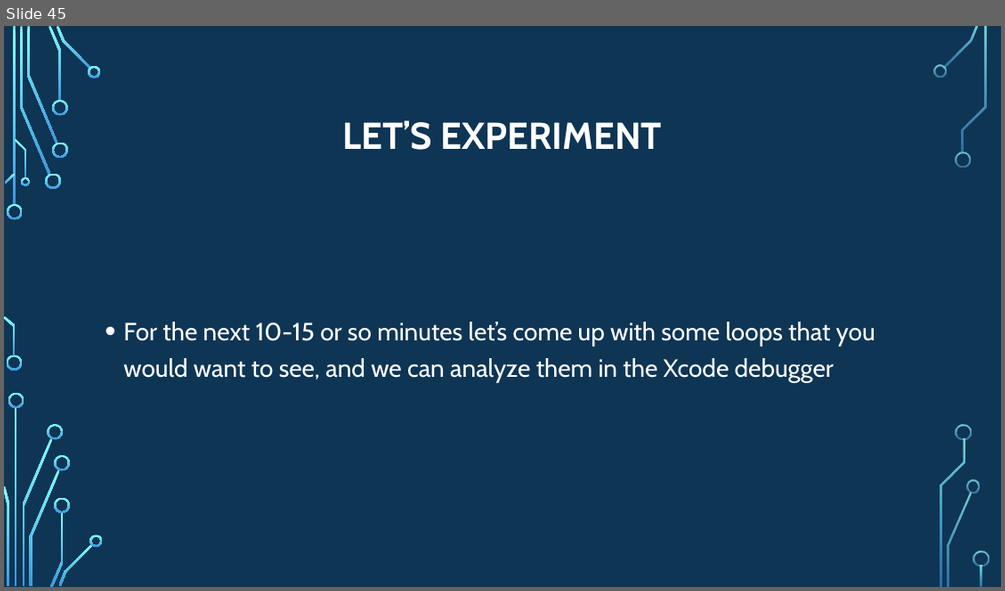
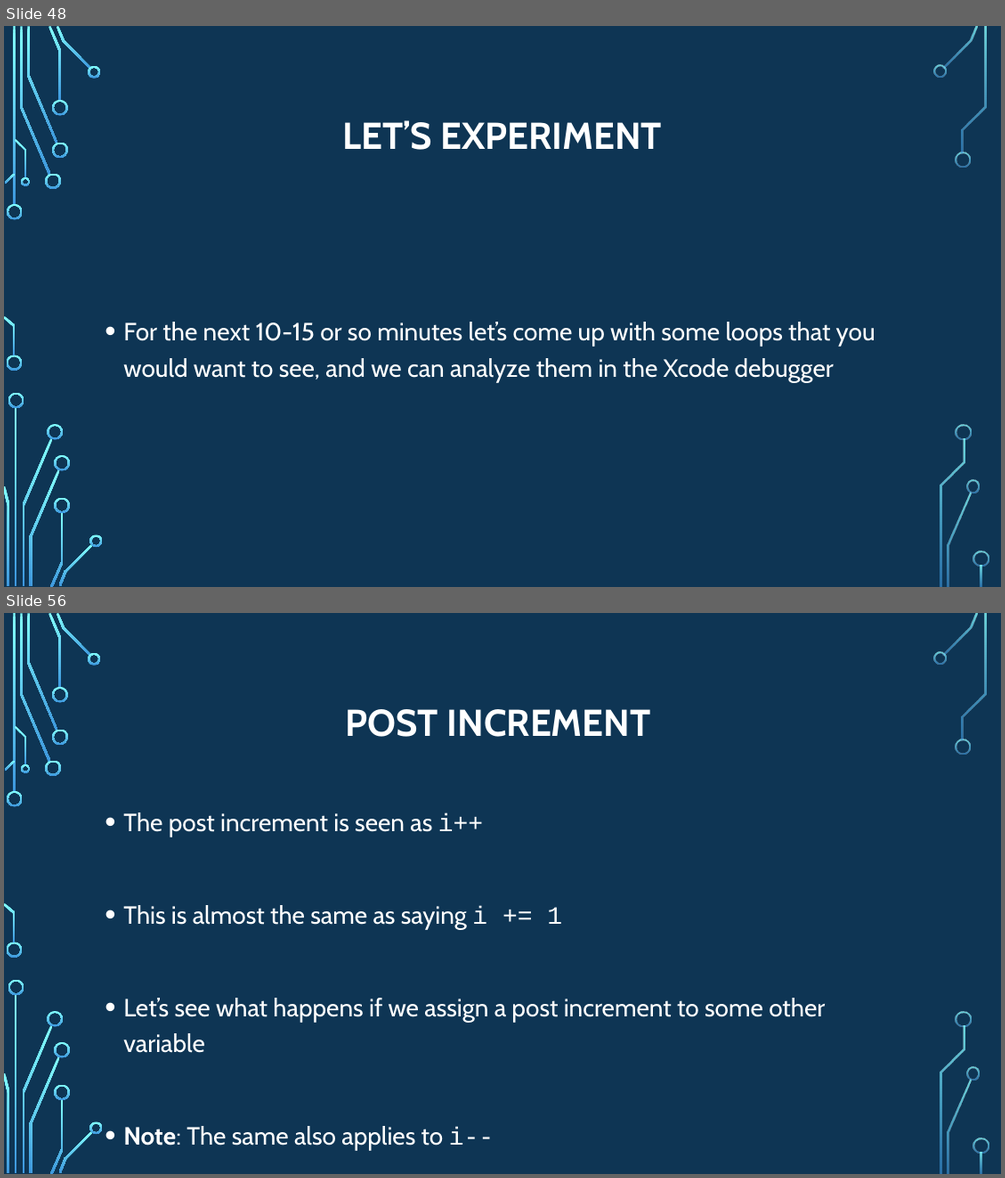
Before and after one commit to psypdt/ZIS_C-_Summer_Course_2019, a slide deck: Day_3/Day_3.pptx. Shown one above the other, each under a label of ours: slide 45 before the commit, slides 48 and 56 after it; the slides between them are not shown. The pictures are 1005x591 and 1005x1178 pixels, drawn with LibreOffice and Linux fonts; fonts in the diff are those of the drawing; background and template pictures are left out. Boxes give left, top, right and bottom in pixels: in the first picture for what was removed or moved away, otherwise in the second. Text is boxed around its words. In the diff, an @@ line names an element or a change of style, - is before the commit and + after.

```diff
--- a/Day_3/Day_3.pptx
+++ b/Day_3/Day_3.pptx
@@ slide 56 added at <box>4,613,1001,1174</box>, background picture (left out); not listed: 36 template elements that a slide beside it also shows @@
@@ title added at <box>346,709,651,737</box>, 36 pt, text #FFFFFF, bold @@
+POST INCREMENT
@@ text added at <box>123,812,825,1151</box>, 24 pt, text #FFFFFF @@
+• The post increment is seen as i++
+• This is almost the same as saying i += 1
+• Let’s see what happens if we assign a post increment to some other variable
+• Note: The same also applies to i--
@@ what was slide 45 is now slide 48 @@
```
Also in this commit, not shown: 2 slides changed, 14 other slides added.
